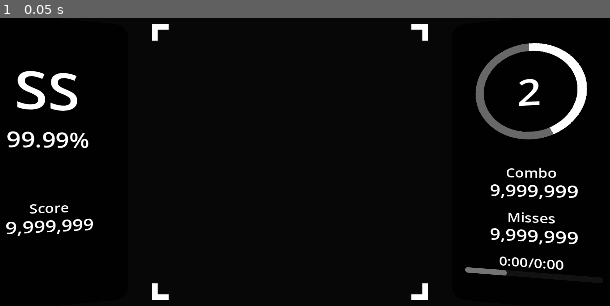
Above: before the commit, frame 1.
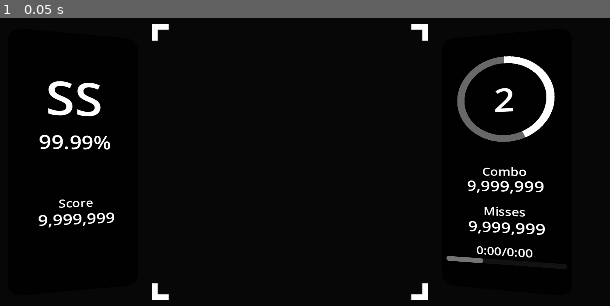
Above: after the commit, the same moment.

Repository: anthony-63/FluxV3
Game: Godot game, scene res://scenes/game.tscn
The game is run twice, just before and just after one commit, with the same random seed, the same clock (stepped at 60 frames per second) and the same inputs. This scene is started directly instead of the project's main scene.
Inputs:
- Up to frame 1 (0.05 s): no input

The runs differ from the first frame. In frame 1, 6.8% of the frame differs, in the area x 0-97%, y 8-90%.

Commit message:
make hud skinnier

Diff:
--- a/prefabs/lefthud.tscn
+++ b/prefabs/lefthud.tscn
@@ -25,7 +25,7 @@
 font_color = Color(1, 1, 1, 0.627451)
 
 [node name="HUD" type="LeftHUD"]
-custom_minimum_size = Vector2(360, 720)
+custom_minimum_size = Vector2(320, 720)
 offset_right = 40.0
 offset_bottom = 40.0
 
--- a/prefabs/righthud.tscn
+++ b/prefabs/righthud.tscn
@@ -37,7 +37,7 @@
 corner_radius_bottom_left = 6
 
 [node name="HUD" type="RightHUD"]
-custom_minimum_size = Vector2(360, 720)
+custom_minimum_size = Vector2(320, 720)
 offset_right = 40.0
 offset_bottom = 40.0
 theme = SubResource("Theme_1o711")
@@ -55,9 +55,9 @@
 layout_mode = 1
 anchors_preset = 10
 anchor_right = 1.0
-offset_left = 56.0
+offset_left = 40.0
 offset_top = 64.0
-offset_right = -64.0
+offset_right = -40.0
 offset_bottom = 304.0
 grow_horizontal = 2
 max_value = 7.0
@@ -105,10 +105,10 @@
 anchor_top = 0.5
 anchor_right = 0.5
 anchor_bottom = 0.5
-offset_left = -91.5
-offset_top = 15.5
-offset_right = 98.5
-offset_bottom = 73.5
+offset_left = -95.0
+offset_top = 11.0
+offset_right = 95.0
+offset_bottom = 69.0
 grow_horizontal = 2
 grow_vertical = 2
 text = "9,999,999"
--- a/scenes/game.tscn
+++ b/scenes/game.tscn
@@ -71,11 +71,11 @@
 texture = ExtResource("1_ju5r5")
 
 [node name="RightHUD" type="Sprite3D" parent="HUD"]
-transform = Transform3D(0.965926, 0, -0.258819, 0, 1, 0, 0.258819, 0, 0.965926, 6, 0, -1)
+transform = Transform3D(0.965926, 0, -0.258819, 0, 1, 0, 0.258819, 0, 0.965926, 6, 0, -2)
 texture = SubResource("ViewportTexture_e51gt")
 
 [node name="LeftHUD" type="Sprite3D" parent="HUD"]
-transform = Transform3D(0.965926, 0, 0.258819, 0, 1, 0, -0.258819, 0, 0.965926, -6, 0, -1)
+transform = Transform3D(0.965926, 0, 0.258819, 0, 1, 0, -0.258819, 0, 0.965926, -6, 0, -2)
 texture = SubResource("ViewportTexture_2m5mu")
 
 [node name="Health" type="Sprite3D" parent="HUD"]
@@ -85,7 +85,7 @@
 [node name="RightViewport" type="SubViewport" parent="HUD"]
 transparent_bg = true
 handle_input_locally = false
-size = Vector2i(360, 720)
+size = Vector2i(320, 720)
 render_target_update_mode = 4
 
 [node name="HUD" parent="HUD/RightViewport" instance=ExtResource("3_5me73")]
@@ -93,7 +93,7 @@
 [node name="LeftViewport" type="SubViewport" parent="HUD"]
 transparent_bg = true
 handle_input_locally = false
-size = Vector2i(360, 720)
+size = Vector2i(320, 720)
 render_target_update_mode = 4
 
 [node name="HUD" parent="HUD/LeftViewport" instance=ExtResource("4_662rr")]
Not shown, changed: rust/src/game/mod.rs
